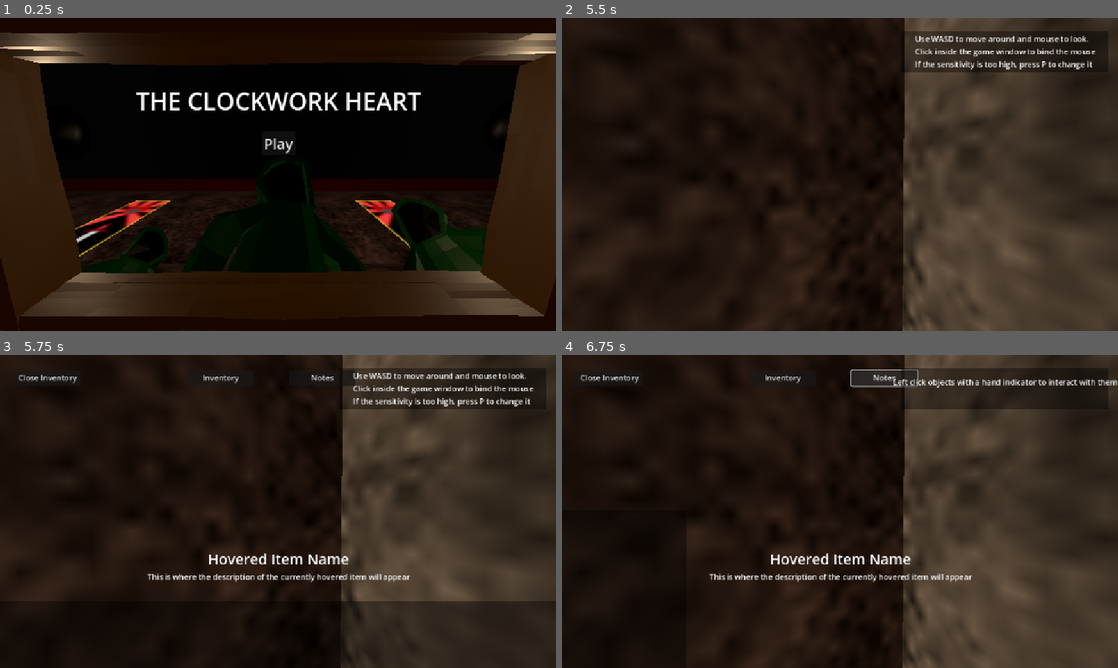
Above: before the commit, frames 1-4 (two rows, left to right).
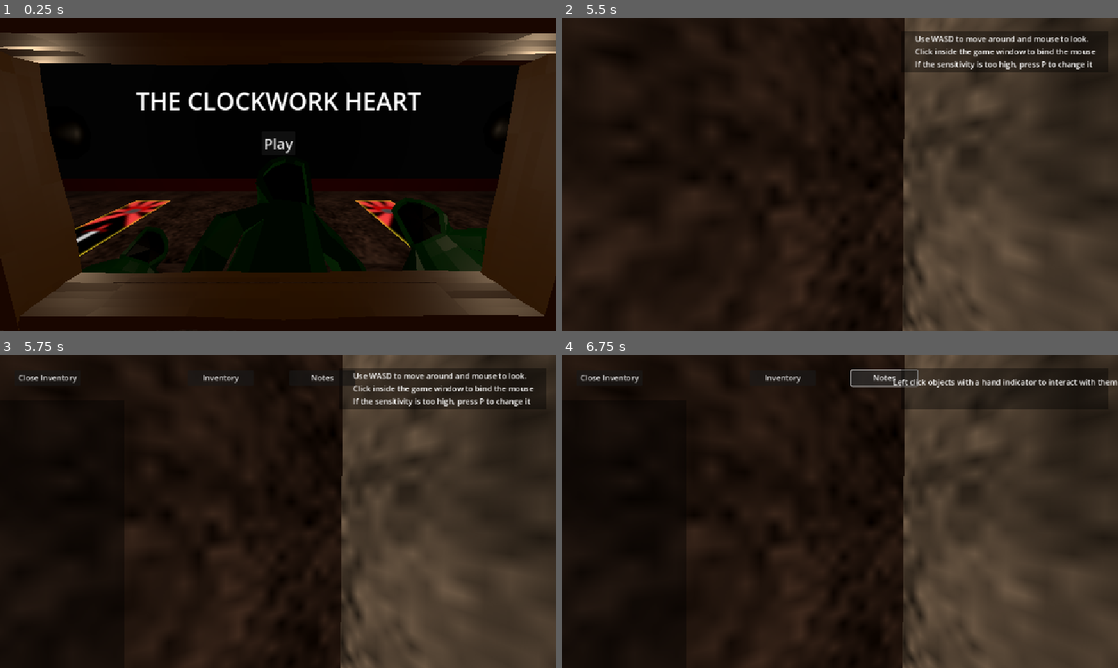
Above: after the commit, the same moments.

Repository: Adam-Gallina/ldj57
Game: Godot game, scene res://main.tscn
Same seed, same stepped clock (60 frames per second), same inputs: the game is played once before the commit and once after it. The engine's default icon, where the game draws it, is replaced by a stand-in: a white triangle on a blue panel in a dark square.
Inputs (mouse positions are in pixels of both pictures, inside the frame that each line leads up to):
- Up to frame 1 (0.25 s): no input
- Up to frame 2 (5.5 s): click "Play" at 0.5 s; click "Play" at 1.25 s; move the mouse to (867, 174) at 2.02 s; hold W (Forward) from 2.03 s (still down); click (867, 174) at 2.1 s; move the mouse to (812, 174) at 2.77 s; click (812, 174) at 2.85 s; move the mouse to (851, 168) at 3.52 s; hold Shift 3.53-4.28 s; click (851, 168) at 3.8 s; move the mouse to (834, 180) at 4.27 s; click (834, 180) at 4.35 s; tap Enter at 5 s; move the mouse to (878, 177) at 5.02 s; click (878, 177) at 5.1 s
- Up to frame 3 (5.75 s): keep holding W (Forward); tap Tab (Inventory) at 5.65 s
- Up to frame 4 (6.75 s): release W (Forward) at 5.75 s; click "Inventory" at 5.75 s; click "Notes" at 6.5 s

Frames 1-2 are identical in both runs. In frame 3, 8.9% of the frame differs, in the area x 26-100%, y 63-100%; in frame 4, 1.0%.
Error before the commit: Invalid call. Nonexistent function 'set_input' in base 'Nil'. (res://Player/inventory.gd:80)
Error after the commit: Invalid call. Nonexistent function 'set_input' in base 'Nil'. (res://Player/inventory.gd:61)

Commit message:
Added note inventory

Diff:
--- /dev/null
+++ b/InteractiveObjects/grabbable_note.gd
@@ -0,0 +1,21 @@
+extends Interactive
+
+signal opened()
+
+@export var NoteID : Constants.NoteItem
+@export var NoteName = "Unnamed Note"
+@export var NoteDescription = "Yet another boring bit of lore"
+
+@export var NoteNode : Control
+
+func interact():
+	if Locked:
+		return false
+
+	Inventory.add_note(self)
+	Inventory.show_notes()
+	Inventory._on_inventory_note_selected(NoteID)
+
+	opened.emit()
+	# TODO Play grab noise connected to opened
+	return true
--- /dev/null
+++ b/InteractiveObjects/sample_note.tscn
@@ -0,0 +1,47 @@
+[gd_scene load_steps=3 format=3 uid="uid://tdyg7rlarl7q"]
+
+[sub_resource type="Gradient" id="Gradient_k3uuf"]
+colors = PackedColorArray(1, 0.918801, 0.697295, 1, 1, 0.917647, 0.698039, 1)
+
+[sub_resource type="GradientTexture1D" id="GradientTexture1D_5vd06"]
+gradient = SubResource("Gradient_k3uuf")
+
+[node name="SampleNoteBackground" type="TextureRect"]
+visible = false
+anchors_preset = 8
+anchor_left = 0.5
+anchor_top = 0.5
+anchor_right = 0.5
+anchor_bottom = 0.5
+offset_left = -31.0
+offset_top = -151.0
+offset_right = 305.0
+offset_bottom = 301.0
+grow_horizontal = 2
+grow_vertical = 2
+texture = SubResource("GradientTexture1D_5vd06")
+
+[node name="Label" type="Label" parent="."]
+layout_mode = 1
+anchors_preset = 15
+anchor_right = 1.0
+anchor_bottom = 1.0
+offset_left = 15.0
+offset_top = 12.0
+grow_horizontal = 2
+grow_vertical = 2
+theme_override_colors/font_color = Color(0, 0, 0, 1)
+text = "Grand Mechanist,
+
+The newest disciple has been
+observed concealing one of our
+precious statuettes within his robes.
+
+If you wish to investigate, his chest
+is locked with the code 0228.
+
+We have respected his privacy and
+await your decision regarding the
+situation
+
+    - The Council"
--- a/Map.tscn
+++ b/Map.tscn
@@ -59,8 +59,9 @@
 [ext_resource type="PackedScene" uid="uid://dyol82tc4jy8s" path="res://Models/Viewing/VatlingSmokestack.glb" id="44_d4oyn"]
 [ext_resource type="PackedScene" uid="uid://8e8h4q5ickb1" path="res://InteractiveObjects/PuzzleItems/Collectible/statuette4v2.tscn" id="44_vphb4"]
 [ext_resource type="AudioStream" uid="uid://bbpftcgaci2d7" path="res://Audio/Interact.wav" id="45_vveqt"]
-[ext_resource type="Script" uid="uid://cf876n6ptyyl8" path="res://InteractiveObjects/button.gd" id="57_k3uuf"]
 [ext_resource type="PackedScene" uid="uid://iwdh3vxgc8j3" path="res://Models/Props/GearBlocker.glb" id="58_1gwpe"]
+[ext_resource type="Script" uid="uid://gfrd3n0v4xbj" path="res://InteractiveObjects/grabbable_note.gd" id="58_2mh31"]
+[ext_resource type="PackedScene" uid="uid://tdyg7rlarl7q" path="res://InteractiveObjects/sample_note.tscn" id="59_w55ow"]
 
 [sub_resource type="GDScript" id="GDScript_phpw6"]
 script/source = "extends Node3D
@@ -216,17 +217,11 @@
 [sub_resource type="BoxShape3D" id="BoxShape3D_vphb4"]
 size = Vector3(0.53894, 0.272247, 0.429321)
 
-[sub_resource type="StandardMaterial3D" id="StandardMaterial3D_k3uuf"]
+[sub_resource type="StandardMaterial3D" id="StandardMaterial3D_obikd"]
 
 [sub_resource type="QuadMesh" id="QuadMesh_obikd"]
-material = SubResource("StandardMaterial3D_k3uuf")
+material = SubResource("StandardMaterial3D_obikd")
 size = Vector2(1, 1.5)
-
-[sub_resource type="Gradient" id="Gradient_k3uuf"]
-colors = PackedColorArray(1, 0.918801, 0.697295, 1, 1, 0.917647, 0.698039, 1)
-
-[sub_resource type="GradientTexture1D" id="GradientTexture1D_obikd"]
-gradient = SubResource("Gradient_k3uuf")
 
 [sub_resource type="Gradient" id="Gradient_pkupc"]
 colors = PackedColorArray(0, 0, 0, 0.392157, 0, 0, 0, 0.392157)
@@ -2908,12 +2903,15 @@
 [node name="Jar2" parent="Rooms/Viewing/Props" instance=ExtResource("37_j65g8")]
 transform = Transform3D(0.866174, 0, 0.499743, 0, 1, 0, -0.499743, 0, 0.866174, -6.78549, 1.01648, -9.22784)
 
-[node name="StaticBody3D" type="StaticBody3D" parent="Rooms/Viewing" groups=["ItemHints"]]
+[node name="StaticBody3D" type="StaticBody3D" parent="Rooms/Viewing" node_paths=PackedStringArray("NoteNode") groups=["ItemHints"]]
 transform = Transform3D(0.717543, 0.410384, -0.562776, 0, 0.80799, 0.589196, 0.696514, -0.422774, 0.579767, -1.3781, 1.08583, -10.0468)
 collision_layer = 8
 collision_mask = 0
-script = ExtResource("57_k3uuf")
-ShowMouseOnPress = true
+script = ExtResource("58_2mh31")
+NoteID = 1
+NoteName = "Mechanist's Note"
+NoteDescription = "A note found on a decrept lecturn beneath a crumbling church"
+NoteNode = NodePath("SampleNoteBackground")
 Reticle = 1
 
 [node name="CollisionShape3D" type="CollisionShape3D" parent="Rooms/Viewing/StaticBody3D"]
@@ -2924,64 +2922,10 @@
 transform = Transform3D(0.270072, -0.0133142, -0.0250674, 0.0259597, 0.0188846, 0.269655, -0.0114776, -0.270575, 0.020054, -0.203715, -0.0426125, -0.0824829)
 mesh = SubResource("QuadMesh_obikd")
 
-[node name="CanvasLayer" type="CanvasLayer" parent="Rooms/Viewing/StaticBody3D"]
-visible = false
-
-[node name="TextureRect" type="TextureRect" parent="Rooms/Viewing/StaticBody3D/CanvasLayer"]
-anchors_preset = 8
-anchor_left = 0.5
-anchor_top = 0.5
-anchor_right = 0.5
-anchor_bottom = 0.5
-offset_left = -168.0
-offset_top = -226.0
-offset_right = 168.0
-offset_bottom = 226.0
-grow_horizontal = 2
-grow_vertical = 2
-texture = SubResource("GradientTexture1D_obikd")
-
-[node name="Label" type="Label" parent="Rooms/Viewing/StaticBody3D/CanvasLayer/TextureRect"]
-layout_mode = 1
-anchors_preset = 15
-anchor_right = 1.0
-anchor_bottom = 1.0
-offset_left = 15.0
-offset_top = 12.0
-grow_horizontal = 2
-grow_vertical = 2
-theme_override_colors/font_color = Color(0, 0, 0, 1)
-text = "Grand Mechanist,
-
-The newest disciple has been
-observed concealing one of our
-precious statuettes within his robes.
-
-If you wish to investigate, his chest
-is locked with the code 0228.
-
-We have respected his privacy and
-await your decision regarding the
-situation
-
-    - The Council"
-
-[node name="Button" type="Button" parent="Rooms/Viewing/StaticBody3D/CanvasLayer"]
-anchors_preset = 7
-anchor_left = 0.5
-anchor_top = 1.0
-anchor_right = 0.5
-anchor_bottom = 1.0
-offset_left = -25.0
-offset_top = -78.0
-offset_right = 25.0
-offset_bottom = -47.0
-grow_horizontal = 2
-grow_vertical = 0
-text = "Close"
-
 [node name="Alert" parent="Rooms/Viewing/StaticBody3D" instance=ExtResource("16_obikd")]
 transform = Transform3D(1, 0, 0, 0, 0.786288, -0.61786, 0, 0.61786, 0.786288, 0, -0.345445, -0.271448)
+
+[node name="SampleNoteBackground" parent="Rooms/Viewing/StaticBody3D" instance=ExtResource("59_w55ow")]
 
 [node name="Player" parent="." instance=ExtResource("4_0f2yp")]
 transform = Transform3D(0.420038, 0, 0.907506, 0, 1, 0, -0.907506, 0, 0.420038, 0.749411, 2.86102e-06, -2.38381)
@@ -3305,8 +3249,6 @@
 [connection signal="activated" from="Rooms/Bedroom/Props/ChestLock3" to="Rooms/Bedroom/Props/ChestLock3/Chest" method="unlock"]
 [connection signal="activated" from="Rooms/Bedroom/Props/ChestLock4" to="Rooms/Bedroom/Props/ChestLock4/Chest" method="unlock"]
 [connection signal="heart_collected" from="Rooms/Viewing/ClockworkHeart2" to="." method="_on_clockwork_heart_2_heart_collected"]
-[connection signal="pressed" from="Rooms/Viewing/StaticBody3D" to="Rooms/Viewing/StaticBody3D/CanvasLayer" method="show"]
-[connection signal="pressed" from="Rooms/Viewing/StaticBody3D/CanvasLayer/Button" to="Rooms/Viewing/StaticBody3D/CanvasLayer" method="hide"]
 [connection signal="drag_ended" from="MenuCanvasLayer/TextureRect/Label2/HSlider" to="." method="_on_sensitivity_changed"]
 [connection signal="toggled" from="MenuCanvasLayer/TextureRect/Label3/CheckButton" to="." method="_on_check_button_toggled"]
 [connection signal="pressed" from="MenuCanvasLayer/TextureRect/Button" to="." method="close_menu"]
--- /dev/null
+++ b/Player/UI/inventory_note.tscn
@@ -0,0 +1,4 @@
+[gd_scene format=3 uid="uid://dqxfmmhned4si"]
+
+[node name="NoteButton" type="Button"]
+text = "Note 1"
--- a/Player/inventory.gd
+++ b/Player/inventory.gd
@@ -15,11 +15,22 @@
 @onready var _hovered_item_name = $InventoryLayer/Inventory/HoveredItemName
 @onready var _hovered_item_desc = $InventoryLayer/Inventory/HoveredItemDescription
 
+var notes : Dictionary = {}
+@export var NoteButtonScene : PackedScene
 @onready var _notes_ui = $InventoryLayer/Notes
+@onready var _notes_parent = $InventoryLayer/Notes/TextureRect/VBoxContainer
+@onready var _selected_note_name = $InventoryLayer/Notes/NoteName
+@onready var _selected_note_desc = $InventoryLayer/Notes/NoteDescription
 
 func _ready() -> void:
 	#Input.mouse_mode = Input.MOUSE_MODE_CAPTURED
 	hide_ui()
+
+	_hovered_item_name.text = ""
+	_hovered_item_desc.text = ""
+
+	_selected_note_name.text = ""
+	_selected_note_desc.text = ""
 
 func _process(_delta):
 	if Input.is_action_just_pressed('menu_pause'):
@@ -27,6 +38,34 @@
 			get_tree().quit.call_deferred()
 
 		#Input.mouse_mode = Input.MOUSE_MODE_CAPTURED if Input.mouse_mode == Input.MOUSE_MODE_VISIBLE else Input.MOUSE_MODE_VISIBLE
+
+
+func show_inventory():
+	show_ui()
+	_inventory_ui.show()
+	_notes_ui.hide()
+
+func show_notes():
+	show_ui()
+	_inventory_ui.hide()
+	_notes_ui.show()
+
+func show_ui():
+	_inventory_canvas.show()
+	Input.mouse_mode = Input.MOUSE_MODE_VISIBLE
+	Constants.GetPlayer().set_input(false, false)
+
+func hide_ui():
+	_inventory_canvas.hide()
+	Input.mouse_mode = Input.MOUSE_MODE_CAPTURED
+	Constants.GetPlayer().set_input(true, true)
+	inventory_item_selected.emit(Constants.PuzzleItem.Null)
+
+func toggle_ui():
+	if _inventory_canvas.visible: hide_ui()
+	else: show_ui()
+
+	return _inventory_canvas.visible
 
 
 func add_item(item):
@@ -57,34 +96,21 @@
 
 	return null
 
-func show_inventory():
-	show_ui()
-	_inventory_ui.show()
-	_notes_ui.hide()
-	_hovered_item_name.text = ""
-	_hovered_item_desc.text = ""
 
-func show_notes():
-	show_ui()
-	_inventory_ui.hide()
-	_notes_ui.show()
+func add_note(note):
+	notes[note.NoteID] = note
 
-func show_ui():
-	_inventory_canvas.show()
-	Input.mouse_mode = Input.MOUSE_MODE_VISIBLE
-	Constants.GetPlayer().set_input(false, false)
+	note.NoteNode.get_parent().remove_child(note.NoteNode)
+	_notes_ui.add_child(note.NoteNode)
+	note.NoteNode.hide()
 
-func hide_ui():
-	_inventory_canvas.hide()
-	Input.mouse_mode = Input.MOUSE_MODE_CAPTURED
-	Constants.GetPlayer().set_input(true, true)
-	inventory_item_selected.emit(Constants.PuzzleItem.Null)
+	var i = NoteButtonScene.instantiate()
+	i.text = note.NoteName
+	i.pressed.connect(func(): _on_inventory_note_selected(note.NoteID))
+	_notes_parent.add_child(i)
 
-func toggle_ui():
-	if _inventory_canvas.visible: hide_ui()
-	else: show_ui()
-
-	return _inventory_canvas.visible
+func contains_note(note_id):
+	return notes.get(note_id)
 
 
 func _on_inventory_item_selected(item_id):
@@ -101,7 +127,13 @@
 
 
 func _on_inventory_note_selected(note_id):
-	print('Selected ', note_id)
+	if contains_note(note_id):
+		$InteractStreamPlayer.play()
+		notes[note_id].NoteNode.show()
+		_selected_note_name.text = notes[note_id].NoteName
+		_selected_note_desc.text = notes[note_id].NoteDescription
+	else:
+		print('Tried to select invalid note')
 
 
 func show_reticle(reticle:Constants.ReticleType):
--- a/Player/inventory.tscn
+++ b/Player/inventory.tscn
@@ -1,7 +1,8 @@
-[gd_scene load_steps=8 format=3 uid="uid://pnydfdiv55s0"]
+[gd_scene load_steps=9 format=3 uid="uid://pnydfdiv55s0"]
 
 [ext_resource type="Script" uid="uid://djxg3vwa8oe4t" path="res://Player/inventory.gd" id="1_jh2io"]
 [ext_resource type="PackedScene" uid="uid://1muu1htrdsua" path="res://Player/UI/inventory_item.tscn" id="2_us6v5"]
+[ext_resource type="PackedScene" uid="uid://dqxfmmhned4si" path="res://Player/UI/inventory_note.tscn" id="3_uleqn"]
 [ext_resource type="Texture2D" uid="uid://dlh713vknfhua" path="res://Player/Hand.png" id="3_xfn5r"]
 [ext_resource type="AudioStream" uid="uid://bbpftcgaci2d7" path="res://Audio/Interact.wav" id="4_jh2io"]
 [ext_resource type="Texture2D" uid="uid://58i01wj3ty5l" path="res://Player/UI/MagnifyingGlass.png" id="4_us6v5"]
@@ -15,6 +16,7 @@
 [node name="Inventory" type="Node"]
 script = ExtResource("1_jh2io")
 InventoryImageScene = ExtResource("2_us6v5")
+NoteButtonScene = ExtResource("3_uleqn")
 
 [node name="CursorLayer" type="CanvasLayer" parent="."]
 
@@ -76,6 +78,7 @@
 text = "Notes"
 
 [node name="Inventory" type="Control" parent="InventoryLayer"]
+visible = false
 layout_mode = 3
 anchors_preset = 15
 anchor_right = 1.0
@@ -141,7 +144,6 @@
 horizontal_alignment = 1
 
 [node name="Notes" type="Control" parent="InventoryLayer"]
-visible = false
 layout_mode = 3
 anchors_preset = 15
 anchor_right = 1.0
@@ -156,55 +158,55 @@
 anchor_top = 1.0
 anchor_right = 1.0
 anchor_bottom = 1.0
-offset_top = -327.0
+offset_top = -554.0
 offset_right = -896.0
 grow_horizontal = 2
 grow_vertical = 0
 texture = SubResource("GradientTexture1D_jh2io")
 
-[node name="HBoxContainer" type="HBoxContainer" parent="InventoryLayer/Notes/TextureRect"]
-layout_mode = 1
-anchors_preset = 12
-anchor_top = 1.0
-anchor_right = 1.0
-anchor_bottom = 1.0
-offset_top = -150.0
-offset_bottom = -14.0
-grow_horizontal = 2
-grow_vertical = 0
-alignment = 1
-
-[node name="HoveredItemName" type="Label" parent="InventoryLayer/Notes"]
-layout_mode = 1
-anchors_preset = 7
-anchor_left = 0.5
-anchor_top = 1.0
-anchor_right = 0.5
-anchor_bottom = 1.0
-offset_left = -78.5
-offset_top = -229.0
-offset_right = 78.5
-offset_bottom = -206.0
+[node name="VBoxContainer" type="VBoxContainer" parent="InventoryLayer/Notes/TextureRect"]
+layout_mode = 1
+anchors_preset = 15
+anchor_right = 1.0
+anchor_bottom = 1.0
+offset_left = 12.0
+offset_top = 14.0
+offset_right = 14.0
+offset_bottom = -12.0
+grow_horizontal = 2
+grow_vertical = 2
+
+[node name="NoteName" type="Label" parent="InventoryLayer/Notes"]
+layout_mode = 1
+anchors_preset = 7
+anchor_left = 0.5
+anchor_top = 1.0
+anchor_right = 0.5
+anchor_bottom = 1.0
+offset_left = -21.5
+offset_top = -562.0
+offset_right = 274.5
+offset_bottom = -520.0
 grow_horizontal = 2
 grow_vertical = 0
 theme_override_font_sizes/font_size = 30
-text = "Hovered Item Name"
-horizontal_alignment = 1
-
-[node name="HoveredItemDescription" type="Label" parent="InventoryLayer/Notes"]
-layout_mode = 1
-anchors_preset = 7
-anchor_left = 0.5
-anchor_top = 1.0
-anchor_right = 0.5
-anchor_bottom = 1.0
-offset_left = -271.5
-offset_top = -201.0
-offset_right = 271.5
-offset_bottom = -178.0
-grow_horizontal = 2
-grow_vertical = 0
-text = "This is where the description of the currently hovered item will appear"
+text = "Selected Note Name"
+horizontal_alignment = 1
+
+[node name="NoteDescription" type="Label" parent="InventoryLayer/Notes"]
+layout_mode = 1
+anchors_preset = 7
+anchor_left = 0.5
+anchor_top = 1.0
+anchor_right = 0.5
+anchor_bottom = 1.0
+offset_left = -139.5
+offset_top = -508.0
+offset_right = 404.5
+offset_bottom = -485.0
+grow_horizontal = 2
+grow_vertical = 0
+text = "This is where the description of the currently selected note will appear"
 horizontal_alignment = 1
 
 [node name="InteractStreamPlayer" type="AudioStreamPlayer" parent="."]
--- a/constants.gd
+++ b/constants.gd
@@ -1,6 +1,7 @@
 extends Node
 
 enum PuzzleItem { Null, GearS, GearM, GearL, HallKey, Crank, Crowbar, Statuette1, Statuette2, Statuette3, Statuette4, Statuette5 }
+enum NoteItem { Null, Note1, Note2, Note3 }
 
 enum CollisionLayer { Player=1, Enemy=2, Environment=3, Interactive = 4}
 
--- a/test_map.tscn
+++ b/test_map.tscn
@@ -17,6 +17,10 @@
 [ext_resource type="PackedScene" uid="uid://d0pegdmq18tia" path="res://Enemies/patrol_vatling.tscn" id="14_pphbs"]
 [ext_resource type="PackedScene" uid="uid://b8f24kfc42oro" path="res://InteractiveObjects/PuzzleItems/combo_lock.tscn" id="15_3qa0k"]
 [ext_resource type="PackedScene" uid="uid://b14qwvh11hqmk" path="res://InteractiveObjects/PuzzleItems/door_boards.tscn" id="15_7l7f8"]
+[ext_resource type="PackedScene" uid="uid://cau85gu55kosn" path="res://Models/Props/Lecturn.tscn" id="18_olj81"]
+[ext_resource type="Script" uid="uid://gfrd3n0v4xbj" path="res://InteractiveObjects/grabbable_note.gd" id="19_olj81"]
+[ext_resource type="PackedScene" uid="uid://3ye2rstccuw5" path="res://alert.tscn" id="20_icpcy"]
+[ext_resource type="PackedScene" uid="uid://tdyg7rlarl7q" path="res://InteractiveObjects/sample_note.tscn" id="21_e7grg"]
 
 [sub_resource type="Curve3D" id="Curve3D_3qa0k"]
 closed = true
@@ -41,6 +45,15 @@
 
 [sub_resource type="SphereMesh" id="SphereMesh_ihcqn"]
 
+[sub_resource type="BoxShape3D" id="BoxShape3D_f6xqv"]
+size = Vector3(0.53894, 0.272247, 0.429321)
+
+[sub_resource type="StandardMaterial3D" id="StandardMaterial3D_k3uuf"]
+
+[sub_resource type="QuadMesh" id="QuadMesh_4bs2e"]
+material = SubResource("StandardMaterial3D_k3uuf")
+size = Vector2(1, 1.5)
+
 [node name="TestMap" type="Node3D"]
 
 [node name="PatrolVatling" parent="." node_paths=PackedStringArray("path") instance=ExtResource("14_pphbs")]
@@ -183,6 +196,83 @@
 
 [node name="Chest" parent="Node3D4/ChestLock" instance=ExtResource("14_ihcqn")]
 Locked = true
+
+[node name="StaticBody3D" parent="." instance=ExtResource("18_olj81")]
+transform = Transform3D(-0.865064, 0, 0.501662, 0, 1, 0, -0.501662, 0, -0.865064, 1.99309, 0, -1.79671)
+
+[node name="StaticBody3D2" type="StaticBody3D" parent="StaticBody3D" node_paths=PackedStringArray("NoteNode") groups=["ItemHints"]]
+transform = Transform3D(0.995373, 0.0566155, -0.0776389, -7.01517e-08, 0.80799, 0.589196, 0.0960889, -0.586471, 0.80425, 0.206037, 1.08583, 0.0242751)
+collision_layer = 8
+collision_mask = 0
+script = ExtResource("19_olj81")
+NoteID = 1
+NoteNode = NodePath("SampleNoteBackground")
+Reticle = 1
+
+[node name="CollisionShape3D" type="CollisionShape3D" parent="StaticBody3D/StaticBody3D2"]
+transform = Transform3D(1, 2.92063e-06, 0, 0, 1, -4.02331e-07, 0, -5.23031e-06, 1, -0.197692, -0.0584197, -0.109189)
+shape = SubResource("BoxShape3D_f6xqv")
+
+[node name="MeshInstance3D" type="MeshInstance3D" parent="StaticBody3D/StaticBody3D2"]
+transform = Transform3D(0.270072, -0.0133142, -0.0250674, 0.0259597, 0.0188846, 0.269655, -0.0114776, -0.270575, 0.020054, -0.203715, -0.0426125, -0.0824829)
+mesh = SubResource("QuadMesh_4bs2e")
+
+[node name="Alert" parent="StaticBody3D/StaticBody3D2" instance=ExtResource("20_icpcy")]
+transform = Transform3D(1, 0, 0, 0, 0.786288, -0.61786, 0, 0.61786, 0.786288, 0, -0.345445, -0.271448)
+
+[node name="SampleNoteBackground" parent="StaticBody3D/StaticBody3D2" instance=ExtResource("21_e7grg")]
+
+[node name="StaticBody3D2" parent="." instance=ExtResource("18_olj81")]
+transform = Transform3D(-0.460432, 0, 0.887695, 0, 1, 0, -0.887695, 0, -0.460432, 3.247, 0, -0.86451)
+
+[node name="StaticBody3D2" type="StaticBody3D" parent="StaticBody3D2" node_paths=PackedStringArray("NoteNode") groups=["ItemHints"]]
+transform = Transform3D(0.995373, 0.0566155, -0.0776389, -7.01517e-08, 0.80799, 0.589196, 0.0960889, -0.586471, 0.80425, 0.206037, 1.08583, 0.0242751)
+collision_layer = 8
+collision_mask = 0
+script = ExtResource("19_olj81")
+NoteID = 2
+NoteName = "asdasdNote"
+NoteNode = NodePath("SampleNoteBackground")
+Reticle = 1
+
+[node name="CollisionShape3D" type="CollisionShape3D" parent="StaticBody3D2/StaticBody3D2"]
+transform = Transform3D(1, 2.92063e-06, 0, 0, 1, -4.02331e-07, 0, -5.23031e-06, 1, -0.197692, -0.0584197, -0.109189)
+shape = SubResource("BoxShape3D_f6xqv")
+
+[node name="MeshInstance3D" type="MeshInstance3D" parent="StaticBody3D2/StaticBody3D2"]
+transform = Transform3D(0.270072, -0.0133142, -0.0250674, 0.0259597, 0.0188846, 0.269655, -0.0114776, -0.270575, 0.020054, -0.203715, -0.0426125, -0.0824829)
+mesh = SubResource("QuadMesh_4bs2e")
+
+[node name="Alert" parent="StaticBody3D2/StaticBody3D2" instance=ExtResource("20_icpcy")]
+transform = Transform3D(1, 0, 0, 0, 0.786288, -0.61786, 0, 0.61786, 0.786288, 0, -0.345445, -0.271448)
+
+[node name="SampleNoteBackground" parent="StaticBody3D2/StaticBody3D2" instance=ExtResource("21_e7grg")]
+
+[node name="StaticBody3D3" parent="." instance=ExtResource("18_olj81")]
+transform = Transform3D(-0.0578254, 0, 0.998327, 0, 1, 0, -0.998327, 0, -0.0578254, 3.39977, 0, 0.449841)
+
+[node name="StaticBody3D2" type="StaticBody3D" parent="StaticBody3D3" node_paths=PackedStringArray("NoteNode") groups=["ItemHints"]]
+transform = Transform3D(0.995373, 0.0566155, -0.0776389, -7.01517e-08, 0.80799, 0.589196, 0.0960889, -0.586471, 0.80425, 0.206037, 1.08583, 0.0242751)
+collision_layer = 8
+collision_mask = 0
+script = ExtResource("19_olj81")
+NoteID = 3
+NoteName = "gfdfhdfgh Note"
+NoteNode = NodePath("SampleNoteBackground")
+Reticle = 1
+
+[node name="CollisionShape3D" type="CollisionShape3D" parent="StaticBody3D3/StaticBody3D2"]
+transform = Transform3D(1, 2.92063e-06, 0, 0, 1, -4.02331e-07, 0, -5.23031e-06, 1, -0.197692, -0.0584197, -0.109189)
+shape = SubResource("BoxShape3D_f6xqv")
+
+[node name="MeshInstance3D" type="MeshInstance3D" parent="StaticBody3D3/StaticBody3D2"]
+transform = Transform3D(0.270072, -0.0133142, -0.0250674, 0.0259597, 0.0188846, 0.269655, -0.0114776, -0.270575, 0.020054, -0.203715, -0.0426125, -0.0824829)
+mesh = SubResource("QuadMesh_4bs2e")
+
+[node name="Alert" parent="StaticBody3D3/StaticBody3D2" instance=ExtResource("20_icpcy")]
+transform = Transform3D(1, 0, 0, 0, 0.786288, -0.61786, 0, 0.61786, 0.786288, 0, -0.345445, -0.271448)
+
+[node name="SampleNoteBackground" parent="StaticBody3D3/StaticBody3D2" instance=ExtResource("21_e7grg")]
 
 [connection signal="activated" from="Node3D4/Lock" to="Node3D4/Lock/Door2" method="unlock"]
 [connection signal="deactivated" from="Node3D4/Lock" to="Node3D4/Lock/Door2" method="lock"]
Not shown, added: InteractiveObjects/grabbable_note.gd.uid
Not shown: 1 places in Map.tscn that only renumber resources
Not shown: 1 places in test_map.tscn that only renumber resources
